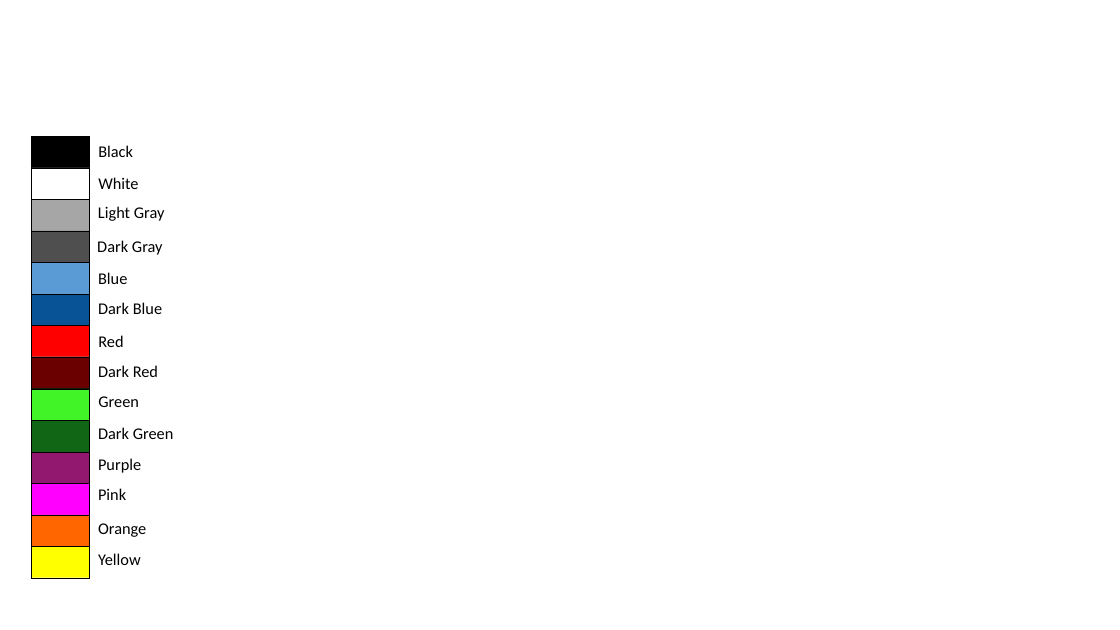
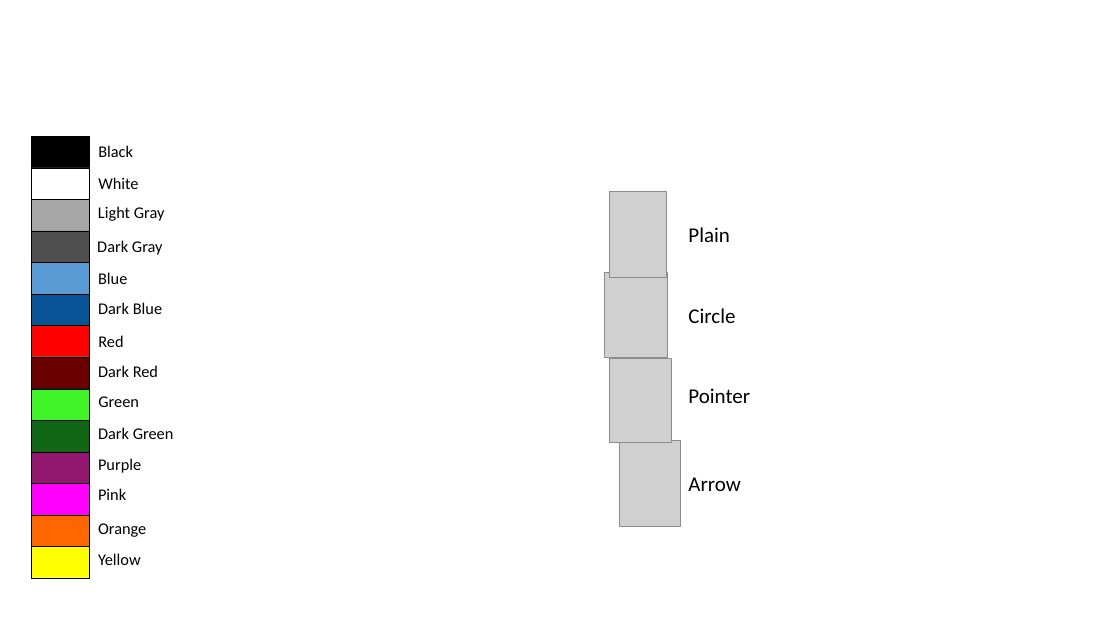
Before and after one commit to winston-de/Simple-Times, a slide deck: slide 1 of Other/eng/settings.pptx. Drawn at 1120x630 pixels with LibreOffice and Linux fonts; fonts in the diff are those of the drawing; grey boxes stand for pictures. Boxes give left, top, right and bottom in pixels: in the first picture for what was removed or moved away, otherwise in the second. Text is boxed around its words. In the diff, an @@ line names an element or a change of style, - is before the commit and + after.

```diff
--- a/Other/eng/settings.pptx
+++ b/Other/eng/settings.pptx
@@ picture added at box(610, 192, 667, 277) @@
@@ text added at box(688, 227, 730, 242), 18 pt, text #000000 @@
+Plain
@@ picture added at box(604, 272, 667, 357) @@
@@ text added at box(688, 308, 735, 323), 18 pt, text #000000 @@
+Circle
@@ picture added at box(610, 359, 672, 443) @@
@@ text added at box(688, 388, 750, 403), 18 pt, text #000000 @@
+Pointer
@@ picture added at box(619, 440, 681, 526) @@
@@ text added at box(688, 477, 740, 491), 18 pt, text #000000 @@
+Arrow
```
Also in this commit, not shown: 1 other file.
